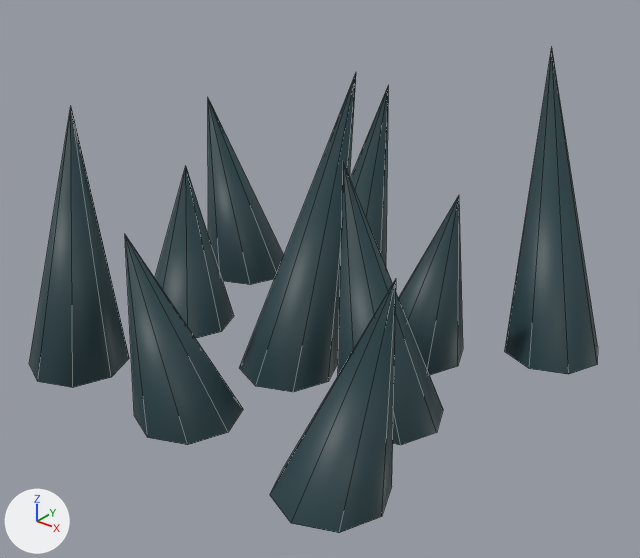
The FBX model Assets/Graphics/Models/DungeonItem/Pinchoscolor.fbx, before and after one commit.
Before and after are seen from a 50 mm lens placed at (-0.0778, -0.1636, 0.3012), pointed at (-0.2175, 0.0109, 0.1929). The axes (+X, +Y, +Z) are drawn at lower left. The lights are the same throughout. Mesh edges are drawn as thin lines. Where no turn or scale is listed for an object, it has been applied to the vertices.

The older version as bpy lines, for what is in view:
```python
me_cone_010 = bpy.data.meshes.new('Cone.010')
me_cone_010.from_pydata(...)  # 90 vertices, 80 faces; spans x -0.066..0.0677, y -0.0551..0.0616, z 0.0..0.083
me_cone_010.materials.append(mat_material)  # picture img_textures_png
# before: 8 (0.0514, -0.0312, 0.0517) at pixel (396, 278), 17 (-0.057, 0.0241, 0.0606) at pixel (207, 96), 44 (0.0275, -0.0178, 0.0681) at pixel (343, 160), 53 (0.0388, 0.0144, 0.0534) at pixel (459, 194), 62 (-0.0047, 0.0461, 0.0681) at pixel (388, 84)
# before: 71 (-0.047, 0.0039, 0.0457) at pixel (185, 165), 89 (0.0101, 0.0101, 0.0802)
ob_pinshos = bpy.data.objects.new('Pinshos', me_cone_010)
ob_pinshos.location = (-0.2181, 0.0034, 0.1714)
```
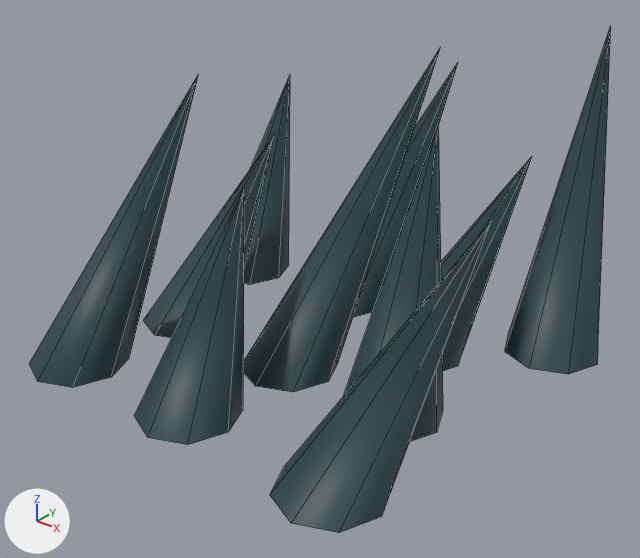
The newer file is also rescaled (x1.289), turned or shifted as a whole; pictures and numbers use the older file's frame.

What the commit changed:
me_cone_010 has 90 vertices, 80 faces and spans x -0.066..0.0677, y -0.0551..0.0616, z 0.0..0.083.
me_cone_010 is used by ob_pinshos; location (-0.2181, 0.0034, 0.1714).
Part 1, on me_cone_010:
Vertices 8, 17, 44, 53, 62, 71, 89 of me_cone_010 move by (0.0, 0.0394, 0.0).
Part 2, on me_cone_010:
Vertex 35 of me_cone_010 moves from (-0.0245, -0.0496, 0.0784) to (-0.0245, -0.0102, 0.0784).
Vertex 80 of me_cone_010 moves from (-0.0098, -0.0499, 0.0514) at pixel (124, 233) to (-0.0098, -0.0105, 0.0514) at pixel (244, 187).
Part 3, on me_cone_010:
Vertex 26 of me_cone_010 moves from (0.0399, 0.056, 0.083) at pixel (551, 46) to (0.0399, 0.0954, 0.083) at pixel (610, 25).

Location of each change, (x1, y1, x2, y2) in pixels of the pictures (640 x 558 px; the box of a moved part takes in the faces that stretch with it):
'Pinshos', reshaped: before (29, 48, 598, 533); after (29, 27, 611, 533)
part 1 of me_cone_010, moved or reshaped: before (155, 74, 463, 533); after (143, 47, 532, 533)
part 2 of me_cone_010, moved or reshaped: before (29, 108, 243, 445); after (29, 76, 244, 445)
part 3 of me_cone_010, moved or reshaped: before (505, 48, 598, 374); after (505, 27, 611, 374)
